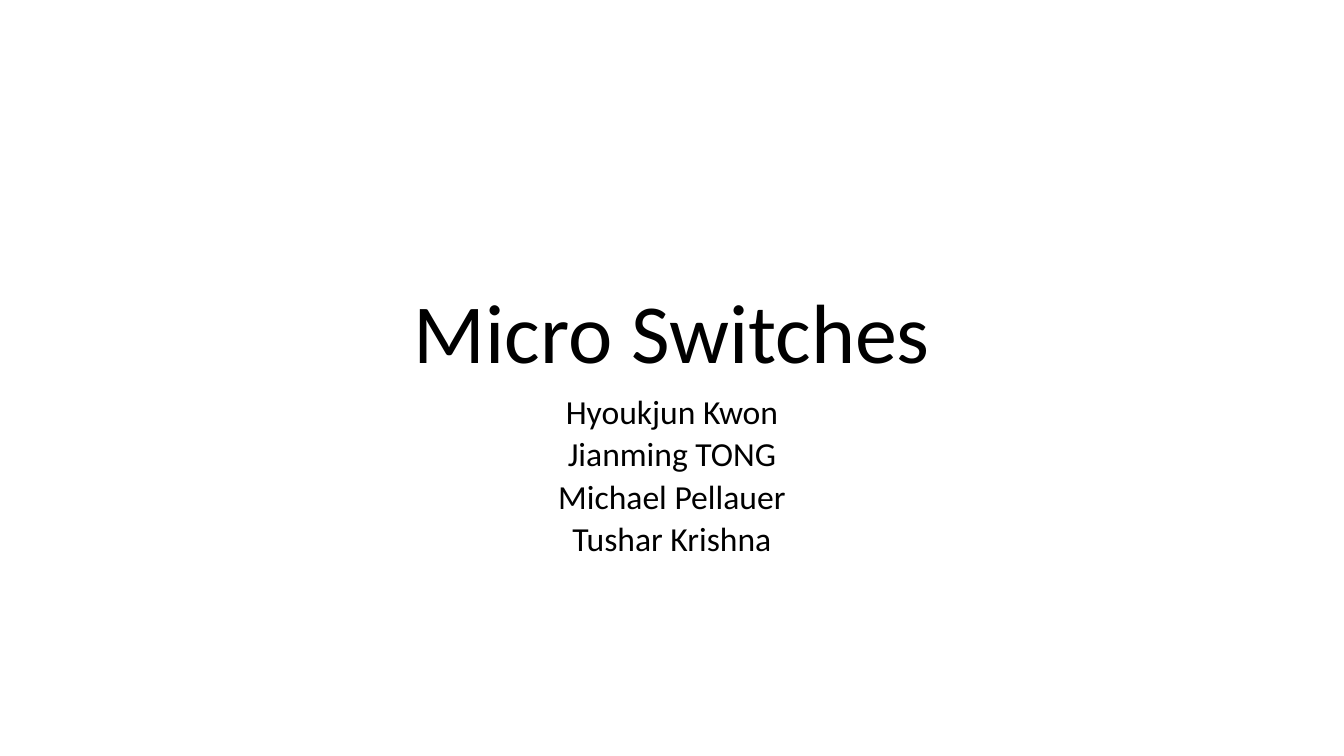
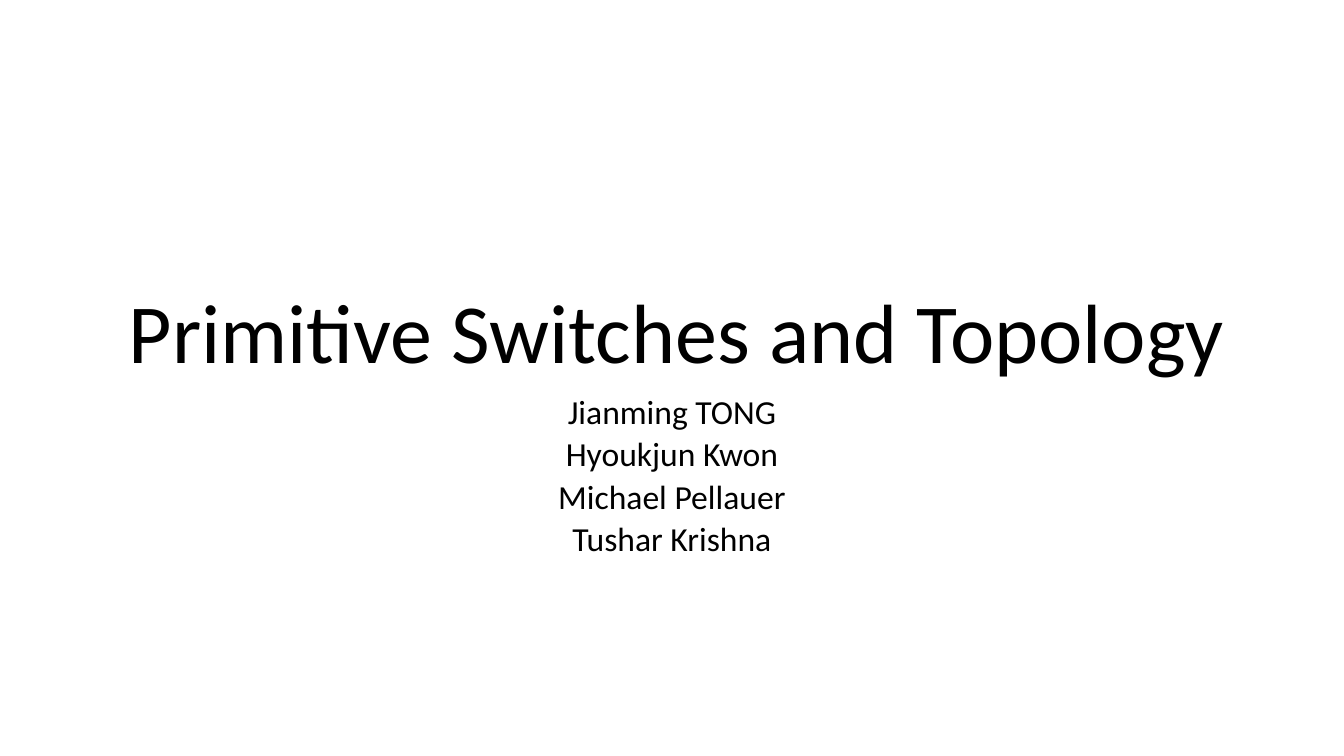
Before and after one commit to georgia-tech-synergy-lab/AcceleratorNoC, a slide deck: slide 1 of microswitch.pptx. Drawn at 1344x756 pixels with LibreOffice and Linux fonts; fonts in the diff are those of the drawing. Boxes give left, top, right and bottom in pixels: in the first picture for what was removed or moved away, otherwise in the second. Text is boxed around its words. In the diff, an @@ line names an element or a change of style, - is before the commit and + after.

```diff
--- a/microswitch.pptx
+++ b/microswitch.pptx
@@ title at <box>129,304,1224,378</box>: text changed @@
-Micro Switches
+Primitive Switches and Topology
@@ subtitle at <box>568,401,776,430</box>: paragraph added @@
+Jianming TONG
@@ subtitle at <box>568,443,776,472</box>: paragraph removed @@
-Jianming TONG
```
Also in this commit, not shown: 1 slide added, 1 other file.
